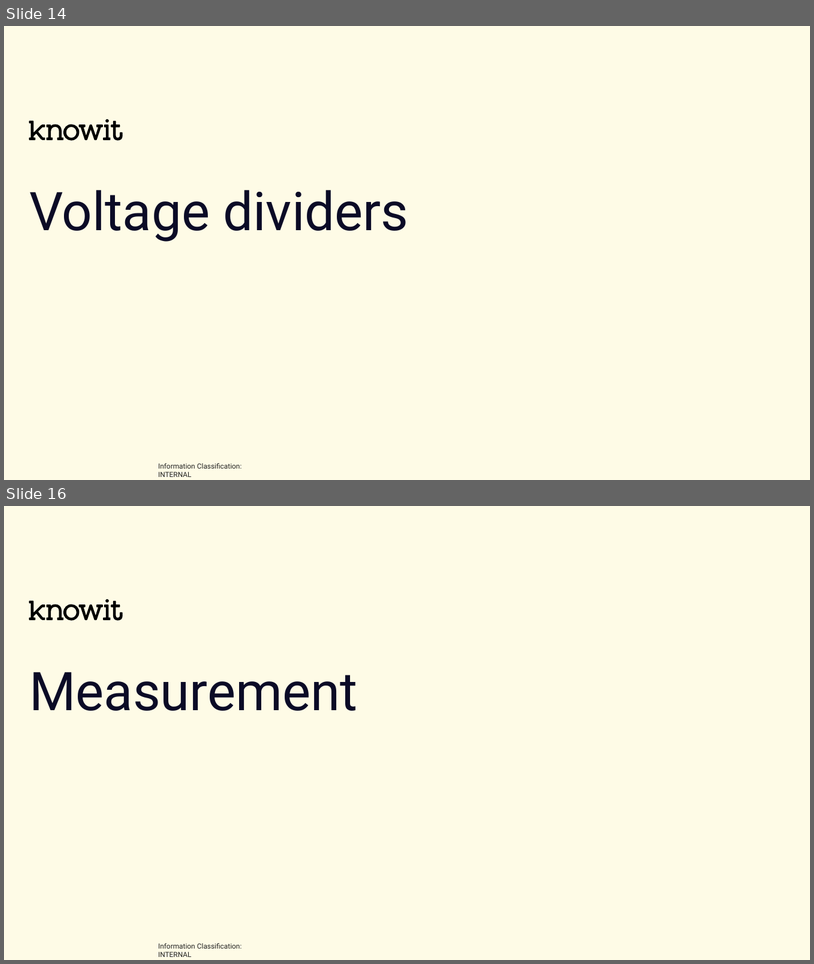
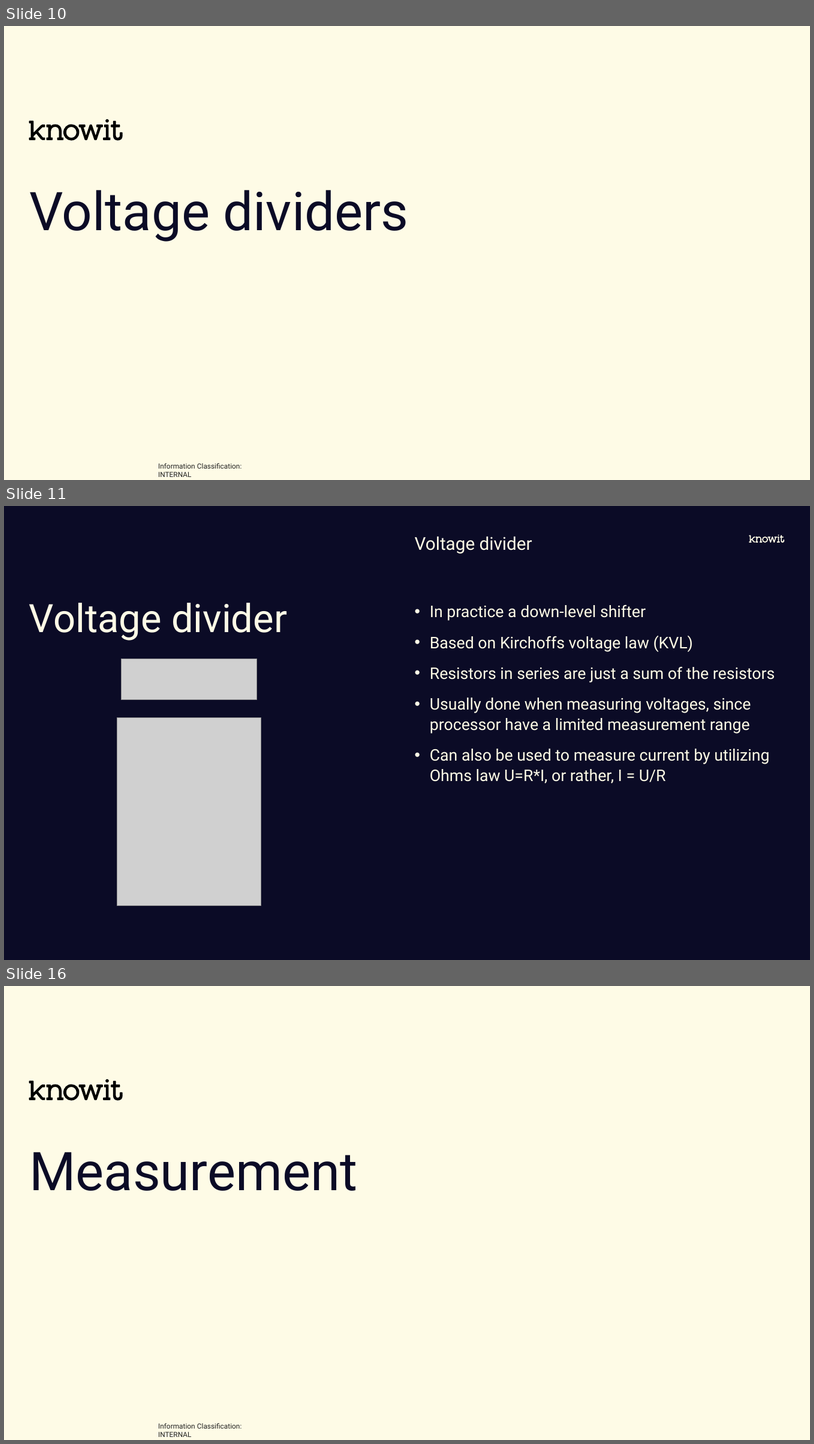
Before and after one commit to joelstr/knowit-embedded-academy, a slide deck: Electronics_and_HW_interfaces/Embedded academy - Electronics and HW interfaces.pptx. Shown one above the other, each under a label of ours: slides 14 and 16 before the commit, slides 10, 11 and 16 after it; the slides between them are not shown. The pictures are 814x964 and 814x1444 pixels, drawn with LibreOffice and Linux fonts; fonts in the diff are those of the drawing; grey boxes stand for pictures; background and template pictures are left out. Boxes give left, top, right and bottom in pixels: in the first picture for what was removed or moved away, otherwise in the second. Text is boxed around its words. In the diff, an @@ line names an element or a change of style, - is before the commit and + after.

```diff
--- a/Electronics_and_HW_interfaces/Embedded academy - Electronics and HW interfaces.pptx
+++ b/Electronics_and_HW_interfaces/Embedded academy - Electronics and HW interfaces.pptx
@@ slide 11 added at <box>4,506,810,960</box>, background #0B0B26 @@
@@ text added at <box>415,536,533,553</box>, 20 pt, text #FEFBE6 @@
+Voltage divider
@@ freeform shape added at <box>750,535,785,543</box>, fill #FEFBE6 @@
@@ title added at <box>29,603,287,640</box>, 44 pt, text #FEFBE6 @@
+Voltage divider
@@ text added at <box>430,604,775,783</box>, 18 pt, text #FEFBE6 @@
+• In practice a down-level shifter
+• Based on Kirchoffs voltage law (KVL)
+• Resistors in series are just a sum of the resistors
+• Usually done when measuring voltages, since processor have a limited measurement range
+• Can also be used to measure current by utilizing Ohms law U=R*I, or rather, I = U/R
@@ picture added at <box>121,659,257,700</box> @@
@@ picture added at <box>117,718,261,906</box> @@
@@ what was slide 14 is now slide 10 @@
```
Also in this commit, not shown: 6 slides changed, 19 other slides added, 1 other file.
